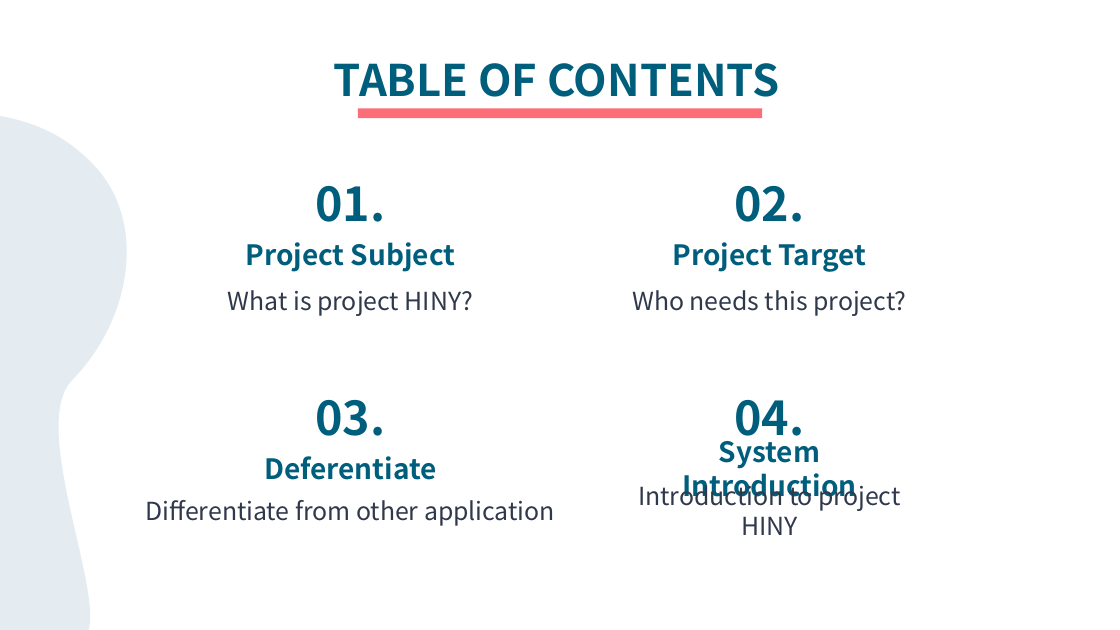
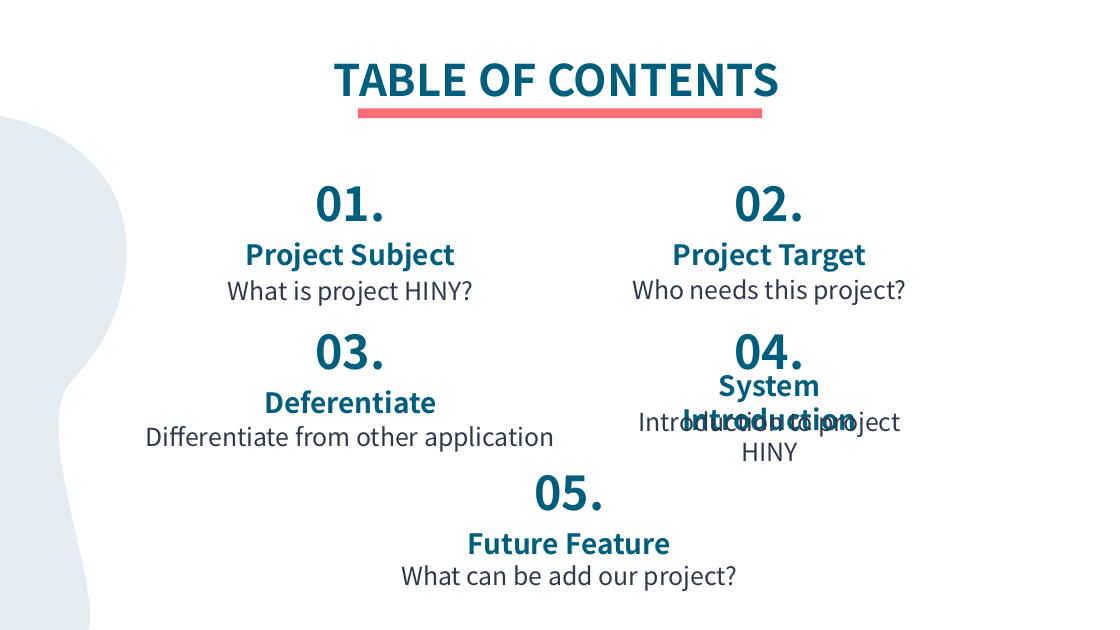
Before and after one commit to nam3762/HINY, a slide deck: slide 3 of HINY 발표자료.pptx. Drawn at 1120x630 pixels with LibreOffice and Linux fonts; fonts in the diff are those of the drawing. Boxes give left, top, right and bottom in pixels: in the first picture for what was removed or moved away, otherwise in the second. Text is boxed around its words. In the diff, an @@ line names an element or a change of style, - is before the commit and + after.

```diff
--- a/HINY 발표자료.pptx
+++ b/HINY 발표자료.pptx
@@ subtitle "What is project HINY?": place and size @@
-subtitle "What is project HINY?" at (228, 290, 473, 316)
+subtitle "What is project HINY?" at (228, 280, 473, 306)
@@ subtitle "Who needs this project?": place and size @@
-subtitle "Who needs this project?" at (632, 290, 906, 316)
+subtitle "Who needs this project?" at (632, 279, 906, 305)
@@ 2 titles, 2 subtitles: place and size @@
-2 titles, 2 subtitles at (264, 400, 856, 504)
+2 titles, 2 subtitles at (264, 334, 856, 437)
@@ subtitle "Differentiate from other application": place and size @@
-subtitle "Differentiate from other application" at (146, 500, 555, 526)
+subtitle "Differentiate from other application" at (146, 426, 555, 452)
@@ subtitle "Introduction to project HINY": place and size @@
-subtitle "Introduction to project HINY" at (638, 480, 901, 535)
+subtitle "Introduction to project HINY" at (638, 407, 901, 461)
@@ text added at (534, 475, 604, 511), 30 pt, text #005E7D, bold @@
+05.
@@ text added at (468, 533, 671, 555), 18 pt, text #005E7D, bold @@
+Future Feature
@@ text added at (401, 565, 737, 591), 16 pt, text #30394B @@
+What can be add our project?
```
Also in this commit, not shown: 5 other slides changed, 6 slides added, 12 slides removed.
